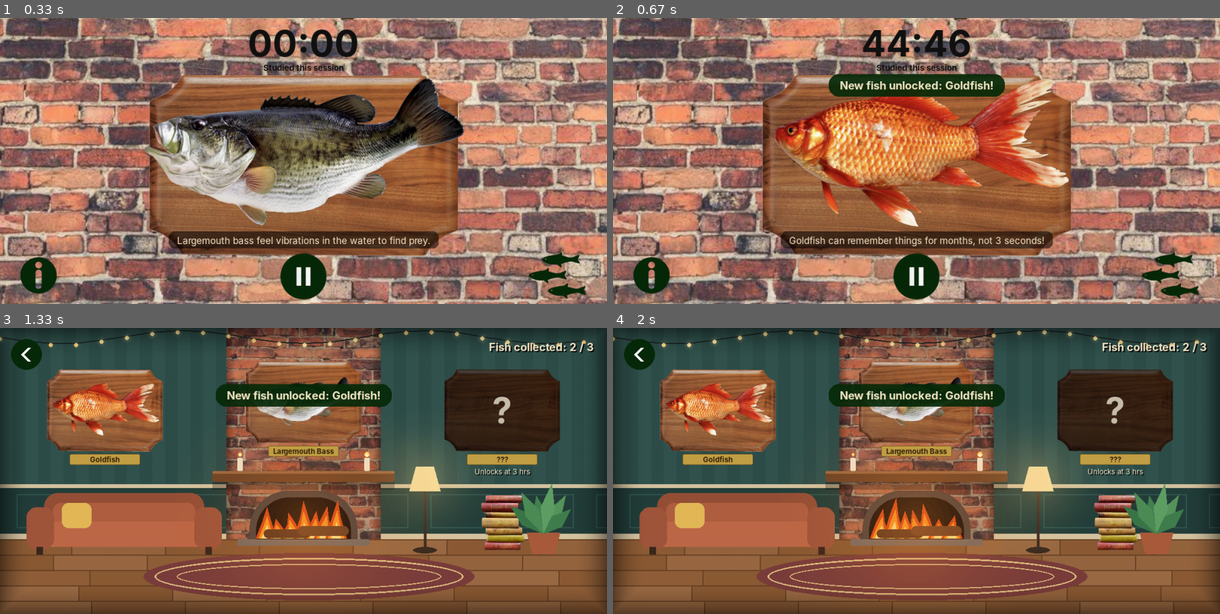
Above: before the commit, frames 1-4 (two rows, left to right).
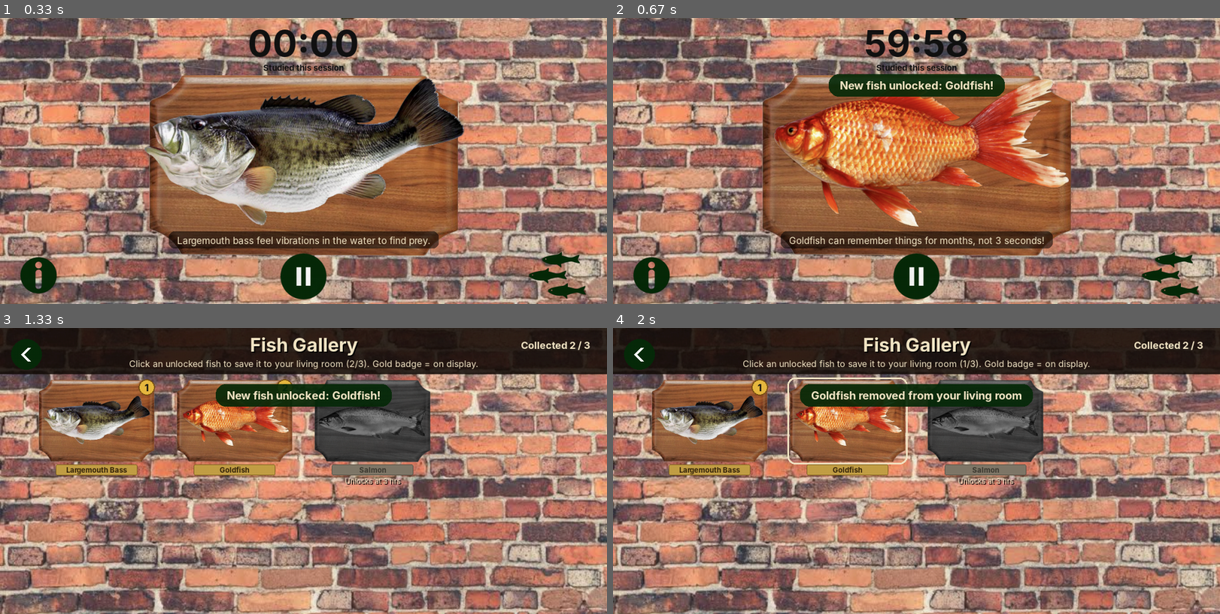
Above: after the commit, the same moments.

Repository: MehelGupta/HowdyHack2026
Game: pygame game, started from pygamefigma.py
Same seed, same stepped clock (60 frames per second), same inputs: the game is played once before the commit and once after it.
Inputs (mouse positions are in pixels of both pictures, inside the frame that each line leads up to):
- Up to frame 1 (0.33 s): no input
- Up to frame 2 (0.67 s): hold L from 0.33 s (still down); hold Up from 0.33 s (still down)
- Up to frame 3 (1.33 s): release L at 0.8 s; release Up at 0.8 s; press the mouse at (558, 585) at 0.87 s; move the mouse to (467, 539) at 0.97 s; release the mouse at (376, 496) at 1.1 s; press the mouse at (558, 585) at 1.2 s; move the mouse to (358, 499) at 1.3 s
- Up to frame 4 (2 s): release the mouse at (770, 413) at 1.43 s; tap Page Up at 1.5 s; click (831, 410) at 1.88 s

Frame 1 is identical in both runs. In frame 2, 0.8% of the frame differs, in the area x 41-59%, y 4-14%; in frame 3, 91%; in frame 4, 91%, in the area x 0-100%, y 0-100%.

Commit message:
added fish gallery

Diff:
--- a/pygamefigma.py
+++ b/pygamefigma.py
@@ -1,7 +1,8 @@
 """Lofi Fish: a singing-fish study timer built with pygame.
 
 Pages: home (fish + timer), pause (books + current/next fish),
-info (About the Game), living room (all collected fish).
+info (About the Game), living room (your top three fish),
+gallery (every fish, scrollable; click an unlocked fish to save it to the living room).
 """
 import json
 import math
@@ -63,6 +64,14 @@
 
 # Where each fish plaque hangs in the living room (same order as FISH).
 SLOTS = [(550, 135), (190, 150), (910, 150)]
+MAX_FAVORITES = len(SLOTS)  # how many fish can hang in the living room (one per slot above)
+
+# Gallery layout: a scrolling grid under a 84px header
+GALLERY_VIEW = pygame.Rect(0, 84, W, H - 84)  # the scrolling area
+GALLERY_COLS = 4                              # fish per row
+GALLERY_CELL_W = 250                          # horizontal space per fish
+GALLERY_ROW_H = 200                           # vertical space per row
+GALLERY_LEFT = (W - GALLERY_COLS * GALLERY_CELL_W) // 2
 
 logo = pygame.image.load('Assets/appIcon.png')
 
@@ -185,6 +194,23 @@
     return g
 
 
+def gray_keep_alpha(img):
+    """Grayscale copy that keeps the original transparency exactly (for plaques and fish cut-outs)."""
+    g = grayscale(img).convert_alpha()
+    g.fill((0, 0, 0, 255), special_flags=pygame.BLEND_RGBA_MAX)       # make every pixel opaque...
+    mask = img.copy()
+    mask.fill((255, 255, 255, 0), special_flags=pygame.BLEND_RGBA_MAX)  # ...white with the original alpha
+    g.blit(mask, (0, 0), special_flags=pygame.BLEND_RGBA_MULT)        # ...then restore the original alpha
+    return g
+
+
+def locked_look(img):
+    """Gray and slightly darkened: how locked fish appear in the gallery."""
+    g = gray_keep_alpha(img)
+    g.fill((150, 150, 150), special_flags=pygame.BLEND_RGB_MULT)
+    return g
+
+
 def glow_surface(radius, color, max_alpha):
     s = pygame.Surface((radius * 2, radius * 2), pygame.SRCALPHA)
     steps = 24
@@ -219,14 +245,21 @@
         self.max_session = 0.0  # longest single session, seconds
         self.session = 0.0      # this run's timer
         self.honors = []
+        self.favorites = []     # fish indexes hanging in the living room (max 3), in slot order
+        saved_favs = None
         try:
             with open(SAVE_PATH) as f:
                 data = json.load(f)
             self.total = float(data.get("total", 0))
             self.max_session = float(data.get("max_session", 0))
             self.honors = list(data.get("honors", []))
+            saved_favs = data.get("favorites")
         except (OSError, ValueError):
             pass
+        if saved_favs is None:  # brand-new game or an older save: start with the first fish you own
+            saved_favs = list(range(min(MAX_FAVORITES, self.level + 1)))
+        self.favorites = saved_favs
+        self.clean_favorites()
         self.check_honors()
 
     @property
@@ -248,6 +281,32 @@
             return None
         return max(0.0, FISH[nxt]["unlock_h"] * 3600 - self.total) / 3600
 
+    def clean_favorites(self):
+        """Drop anything invalid: unknown or still-locked fish, duplicates, or more than 3."""
+        favs = self.favorites if isinstance(self.favorites, list) else []
+        clean = []
+        for i in favs:
+            if isinstance(i, int) and 0 <= i < len(FISH) and i <= self.level and i not in clean:
+                clean.append(i)
+        self.favorites = clean[:MAX_FAVORITES]
+
+    def toggle_favorite(self, i):
+        """Add/remove fish i from the living room. Returns "added", "removed", "full" or "locked"."""
+        if i > self.level:
+            return "locked"
+        if i in self.favorites:
+            self.favorites.remove(i)
+            return "removed"
+        if len(self.favorites) >= MAX_FAVORITES:
+            return "full"
+        self.favorites.append(i)
+        return "added"
+
+    def auto_pin(self, i):
+        """A newly unlocked fish takes a free living-room slot, if there is one."""
+        if i not in self.favorites and len(self.favorites) < MAX_FAVORITES:
+            self.favorites.append(i)
+
     def check_honors(self):
         new = []
         for name, cond in HONORS:
@@ -262,13 +321,15 @@
         self.max_session = 0.0
         self.session = 0.0
         self.honors = []
+        self.favorites = [0]  # the starter fish
         self.save()
 
     def save(self):
         try:
             with open(SAVE_PATH, "w") as f:
                 json.dump(
-                    {"total": self.total, "max_session": self.max_session, "honors": self.honors},
+                    {"total": self.total, "max_session": self.max_session,
+                     "honors": self.honors, "favorites": self.favorites},
                     f,
                 )
         except OSError:
@@ -367,6 +428,15 @@
     return s
 
 
+def make_pill(label, w=150, h=48):
+    """A rounded green text button (used for the Gallery button)."""
+    s = pygame.Surface((w, h), pygame.SRCALPHA)
+    pygame.draw.rect(s, GREEN, s.get_rect(), border_radius=h // 2)
+    pygame.draw.rect(s, CREAM, s.get_rect(), 2, border_radius=h // 2)
+    draw_text(s, label, font(22, True), CREAM, s.get_rect().center)
+    return s
+
+
 def build_room(a):
     """Static layer of the living room (everything that doesn't animate)."""
     s = pygame.Surface((W, H))
@@ -473,6 +543,7 @@
     a.board_plaque = pygame.transform.smoothscale(board_land, (210, 150))
     a.board_locked = a.board_plaque.copy()
     a.board_locked.fill((90, 90, 90), special_flags=pygame.BLEND_RGB_MULT)
+    a.board_gray = locked_look(a.board_plaque)  # grayed-out plaque for locked fish in the gallery
 
     books, rect = crop(load_img("books.png"))
     a.books_origin = (rect.x, rect.y)
@@ -485,14 +556,17 @@
     fish_icon = load_img("fishButton.png")
     a.fish_btn = scale_to(fish_icon, w=104)
     a.back = make_back_button()
+    a.gallery_btn = make_pill("Gallery")
     a.pattern = make_pattern(fish_icon)
 
     a.fish = []
     for f in FISH:
         frames = load_fish_frames(f["file"])
+        plaque = [fit(fr, 196, 96) for fr in frames]
         a.fish.append(SimpleNamespace(
             big=[fit(fr, 590, 270) for fr in frames],
-            plaque=[fit(fr, 196, 96) for fr in frames],
+            plaque=plaque,
+            plaque_gray=[locked_look(pl) for pl in plaque],  # grayed-out version for the gallery
             card=[fit(fr, 250, 112) for fr in frames],
         ))
 
@@ -523,7 +597,11 @@
 def draw_home(screen, a, prog, t, mouth_t, music, countdown=False):
     screen.blit(a.bg, (0, 0))
 
-
+    # Timer: counts UP (this session) by default, or DOWN to the next fish when toggled
+    if TIMER_RECT.collidepoint(pygame.mouse.get_pos()):  # soft highlight so it feels clickable
+        hl = pygame.Surface(TIMER_RECT.size, pygame.SRCALPHA)
+        pygame.draw.rect(hl, (255, 255, 255, 60), hl.get_rect(), border_radius=18)
+        screen.blit(hl, TIMER_RECT)
     if countdown:
         hrs = prog.hours_to_next()
         secs = 0 if hrs is None else math.ceil(hrs * 3600)  # round up so 0:00 lands exactly on the unlock
@@ -677,26 +755,27 @@
         pygame.draw.circle(screen, (255, 200, 90), (cx, 230), r)
         pygame.draw.circle(screen, (255, 245, 200), (cx, 231), max(r - 2, 1))
 
-    # Fish plaques
-    for i, f in enumerate(FISH):
-        pos = SLOTS[i]
-        unlocked = i <= prog.level
-        board = a.board_plaque if unlocked else a.board_locked
+    # Fish plaques: the fish you saved from the Gallery, in the order you saved them
+    for slot, pos in enumerate(SLOTS):
+        fish_i = prog.favorites[slot] if slot < len(prog.favorites) else None
+        board = a.board_plaque if fish_i is not None else a.board_locked
         rect = board.get_rect(center=pos)
         screen.blit(board, rect)
-        if unlocked:
-            frames = a.fish[i].plaque
-            idx = mouth_index(music, len(frames), t * 4, i * 3)
+        if fish_i is not None:
+            frames = a.fish[fish_i].plaque
+            idx = mouth_index(music, len(frames), t * 4, slot * 3)
             screen.blit(frames[idx], frames[idx].get_rect(center=(pos[0], pos[1] - 2)))
+            label = FISH[fish_i]["name"]
         else:
-            draw_text(screen, "?", font(64, True), (200, 190, 170), pos)
+            draw_text(screen, "+", font(64, True), (200, 190, 170), pos)
+            label = "Empty slot"
         plate = pygame.Rect(0, 0, 128, 20)
         plate.midtop = (pos[0], rect.bottom + 4)
         pygame.draw.rect(screen, (196, 160, 70), plate, border_radius=3)
         pygame.draw.rect(screen, (120, 90, 30), plate, 1, border_radius=3)
-        draw_text(screen, f["name"] if unlocked else "???", font(13, True), (50, 34, 10), plate.center)
-        if not unlocked:
-            draw_text(screen, f"Unlocks at {f['unlock_h']:g} hrs", font(13), CREAM,
+        draw_text(screen, label, fit_font(label, 13, 120, True), (50, 34, 10), plate.center)
+        if fish_i is None:
+            draw_text(screen, "Pick one in the Gallery", font(13), CREAM,
                       (pos[0], plate.bottom + 12), shadow=(0, 0, 0))
 
     # String lights
@@ -713,6 +792,122 @@
               (W - 24, 34), anchor="midright", shadow=(0, 0, 0))
 
 
+# --------------------------------------------------------------------------
+# Gallery page: every fish in a scrolling grid
+# --------------------------------------------------------------------------
+def gallery_cells(n, scroll):
+    """(fish index, plaque center x, plaque center y) for every fish, shifted up by the scroll amount."""
+    cells = []
+    for i in range(n):
+        row, col = divmod(i, GALLERY_COLS)
+        cx = GALLERY_LEFT + col * GALLERY_CELL_W + GALLERY_CELL_W // 2
+        cy = GALLERY_VIEW.top + 10 + row * GALLERY_ROW_H + 75 - round(scroll)
+        cells.append((i, cx, cy))
+    return cells
+
+
+def gallery_hit(pos, n, scroll):
+    """Index of the fish under the mouse position, or None."""
+    if not GALLERY_VIEW.collidepoint(pos):
+        return None
+    for i, cx, cy in gallery_cells(n, scroll):
+        if pygame.Rect(cx - 105, cy - 75, 210, 178).collidepoint(pos):  # plaque + name plate
+            return i
+    return None
+
+
+def gallery_content_h(n):
+    rows = -(-n // GALLERY_COLS)  # ceiling division
+    return rows * GALLERY_ROW_H + 20
+
+
+def gallery_max_scroll(n):
+    return max(0, gallery_content_h(n) - GALLERY_VIEW.height)
+
+
+def gallery_scrollbar(n, scroll):
+    """(track rect, thumb rect), or None when everything already fits on screen."""
+    max_s = gallery_max_scroll(n)
+    if max_s <= 0:
+        return None
+    track = pygame.Rect(W - 16, GALLERY_VIEW.top + 8, 10, GALLERY_VIEW.height - 16)
+    thumb_h = max(40, round(track.height * GALLERY_VIEW.height / gallery_content_h(n)))
+    thumb_y = track.top + round((track.height - thumb_h) * scroll / max_s)
+    return track, pygame.Rect(track.left, thumb_y, track.width, thumb_h)
+
+
+def gallery_scroll_from_mouse(n, mouse_y):
+    """Scroll amount that puts the scrollbar thumb under the mouse (for dragging)."""
+    bar = gallery_scrollbar(n, 0)
+    if bar is None:
+        return 0.0
+    track, thumb = bar
+    span = track.height - thumb.height
+    frac = (mouse_y - track.top - thumb.height / 2) / span
+    return max(0.0, min(1.0, frac)) * gallery_max_scroll(n)
+
+
+def draw_gallery(screen, a, prog, t, music, scroll):
+    screen.blit(a.bg, (0, 0))
+    n = len(FISH)
+    hover_i = gallery_hit(pygame.mouse.get_pos(), n, scroll)
+
+    screen.set_clip(GALLERY_VIEW)  # nothing drawn below can leak over the header
+    for i, cx, cy in gallery_cells(n, scroll):
+        if cy + 110 < GALLERY_VIEW.top or cy - 90 > GALLERY_VIEW.bottom:
+            continue  # off screen, skip
+        unlocked = i <= prog.level
+        board = a.board_plaque if unlocked else a.board_gray
+        rect = board.get_rect(center=(cx, cy))
+        screen.blit(board, rect)
+
+        if unlocked:  # unlocked fish sing along with the music
+            frames = a.fish[i].plaque
+            idx = mouth_index(music, len(frames), t * 4, i * 3)
+        else:         # locked fish are gray and still
+            frames = a.fish[i].plaque_gray
+            idx = 0
+        screen.blit(frames[idx], frames[idx].get_rect(center=(cx, cy - 2)))
+
+        if unlocked and i == hover_i:  # hover outline: this one is clickable
+            pygame.draw.rect(screen, CREAM, rect.inflate(8, 8), 3, border_radius=14)
+
+        if i in prog.favorites:  # gold badge = hanging in the living room, number = which slot
+            badge = (rect.right - 14, rect.top + 14)
+            pygame.draw.circle(screen, (232, 186, 64), badge, 15)
+            pygame.draw.circle(screen, (120, 80, 20), badge, 15, 2)
+            draw_text(screen, str(prog.favorites.index(i) + 1), font(18, True), INK, badge)
+
+        plate = pygame.Rect(0, 0, 148, 20)
+        plate.midtop = (cx, rect.bottom + 4)
+        pygame.draw.rect(screen, (196, 160, 70) if unlocked else (128, 120, 104), plate, border_radius=3)
+        pygame.draw.rect(screen, (120, 90, 30) if unlocked else (84, 78, 66), plate, 1, border_radius=3)
+        name = FISH[i]["name"]
+        draw_text(screen, name, fit_font(name, 13, 140, True),
+                  (50, 34, 10) if unlocked else (60, 56, 48), plate.center)
+        if not unlocked:
+            draw_text(screen, f"Unlocks at {FISH[i]['unlock_h']:g} hrs", font(13), CREAM,
+                      (cx, plate.bottom + 10), shadow=(0, 0, 0))
+    screen.set_clip(None)
+
+    bar = gallery_scrollbar(n, scroll)
+    if bar:
+        track, thumb = bar
+        pygame.draw.rect(screen, (40, 25, 15), track, border_radius=5)
+        pygame.draw.rect(screen, (225, 210, 175), thumb, border_radius=5)
+
+    # Header
+    head = pygame.Surface((W, GALLERY_VIEW.top), pygame.SRCALPHA)
+    head.fill((20, 12, 8, 220))
+    screen.blit(head, (0, 0))
+    draw_text(screen, "Fish Gallery", font(34, True), CREAM, (W // 2, 31), shadow=(0, 0, 0))
+    draw_text(screen,
+              f"Click an unlocked fish to save it to your living room ({len(prog.favorites)}/{MAX_FAVORITES}). "
+              "Gold badge = on display.",
+              font(16), CREAM, (W // 2, 65))
+    draw_text(screen, f"Collected {prog.level + 1} / {n}", font(18, True), CREAM, (W - 30, 31), anchor="midright")
+
+
 def draw_toast(screen, text):
     fnt = font(20, True)
     tw, th = fnt.size(text)
@@ -747,6 +942,7 @@
     btn_pause = Button(a.pause, (W // 2, H - 50))
     btn_fish = Button(a.fish_btn, (W - 90, H - 52))
     btn_back = Button(a.back, (48, 48))
+    btn_gallery = Button(a.gallery_btn, (W - 100, H - 52))  # on the living room page
 
     cur_rect = pygame.Rect(0, 0, *CARD)
     cur_rect.midtop = (300, 70)
@@ -757,15 +953,38 @@
         cards[(i, False)] = make_card(a, i, False)
         cards[(i, True)] = make_card(a, i, True)
 
-    state = {"page": "home", "paused": False, "countdown": False}  # countdown False = count up (default)
+    # countdown False = count up (default); gscroll = gallery scroll in pixels; gdrag = dragging the scrollbar
+    state = {"page": "home", "paused": False, "countdown": False, "gscroll": 0.0, "gdrag": False}
     toast = {"queue": [], "text": "", "ttl": 0.0}
     t = mouth_t = save_timer = 0.0
     just_reset = False  # True for one frame after pressing R
+
+    def notify(msg):
+        """Show a short message right away (replaces whatever toast is showing)."""
+        toast["text"] = msg
+        toast["ttl"] = 2.5
+
+    def click_fish(i):
+        """Gallery click: save the fish to the living room, or take it back out."""
+        name = FISH[i]["name"]
+        result = prog.toggle_favorite(i)
+        if result == "added":
+            notify(f"{name} added to your living room")
+            prog.save()
+        elif result == "removed":
+            notify(f"{name} removed from your living room")
+            prog.save()
+        elif result == "full":
+            notify("Living room is full: click a fish with a gold badge to swap it out")
+        else:
+            notify(f"{name} unlocks at {FISH[i]['unlock_h']:g} hrs studied")
 
     def advance(sec):
         lvl_before = prog.level
         prog.add(sec)
         if prog.level > lvl_before:
+            for new_i in range(lvl_before + 1, prog.level + 1):
+                prog.auto_pin(new_i)  # a new fish takes a free living-room slot automatically
             toast["queue"].append(f"New fish unlocked: {FISH[prog.level]['name']}!")
         for name in prog.check_honors():
             toast["queue"].append(f"Honor unlocked: {name}")
@@ -801,6 +1020,8 @@
                 if event.key == pygame.K_ESCAPE:
                     if page in ("info", "living"):
                         state["page"] = "home"
+                    elif page == "gallery":
+                        state["page"] = "living"
                     elif page == "pause":
                         go_resume()
                 elif event.key == pygame.K_SPACE:
@@ -808,6 +1029,11 @@
                         go_pause()
                     elif page == "pause":
                         go_resume()
+                elif page == "gallery" and event.key in (pygame.K_UP, pygame.K_DOWN,
+                                                         pygame.K_PAGEUP, pygame.K_PAGEDOWN):
+                    step = {pygame.K_UP: -60, pygame.K_DOWN: 60,
+                            pygame.K_PAGEUP: -340, pygame.K_PAGEDOWN: 340}[event.key]
+                    state["gscroll"] = max(0, min(gallery_max_scroll(len(FISH)), state["gscroll"] + step))
                 elif DEBUG_KEYS and event.key == pygame.K_t and not state["paused"]:
                     advance(900)
                 elif DEBUG_KEYS and event.key == pygame.K_l and not state["paused"]:
@@ -825,6 +1051,8 @@
                     state["paused"] = False            # leave the pause screen if we were on it
                     state["page"] = "home"             # always return to the home page
                     state["countdown"] = False         # timer back to its default: counting up
+                    state["gscroll"] = 0.0             # gallery back to the top
+                    state["gdrag"] = False
                     if music:                          # restart the song from the beginning
                         music.stop()
                         music = load_music()
@@ -845,6 +1073,33 @@
                 if (event.type == pygame.MOUSEBUTTONDOWN and event.button == 1
                         and cur_rect.collidepoint(event.pos)):
                     go_resume()
+            elif page == "living":
+                if btn_back.clicked(event):
+                    state["page"] = "home"
+                elif btn_gallery.clicked(event):
+                    state["page"] = "gallery"
+                elif (event.type == pygame.MOUSEBUTTONDOWN and event.button == 1
+                        and any(a.board_plaque.get_rect(center=pos).collidepoint(event.pos) for pos in SLOTS)):
+                    state["page"] = "gallery"  # clicking a plaque also opens the gallery
+            elif page == "gallery":
+                n = len(FISH)
+                if btn_back.clicked(event):
+                    state["page"] = "living"
+                elif event.type == pygame.MOUSEWHEEL:  # event.y: +1 = wheel up, -1 = wheel down
+                    state["gscroll"] = max(0, min(gallery_max_scroll(n), state["gscroll"] - event.y * 60))
+                elif event.type == pygame.MOUSEBUTTONDOWN and event.button == 1:
+                    bar = gallery_scrollbar(n, state["gscroll"])
+                    if bar and bar[0].inflate(16, 0).collidepoint(event.pos):
+                        state["gdrag"] = True  # grabbed the scrollbar
+                        state["gscroll"] = gallery_scroll_from_mouse(n, event.pos[1])
+                    else:
+                        clicked_fish = gallery_hit(event.pos, n, state["gscroll"])
+                        if clicked_fish is not None:
+                            click_fish(clicked_fish)
+                elif event.type == pygame.MOUSEBUTTONUP and event.button == 1:
+                    state["gdrag"] = False
+                elif event.type == pygame.MOUSEMOTION and state["gdrag"]:
+                    state["gscroll"] = gallery_scroll_from_mouse(n, event.pos[1])
             elif btn_back.clicked(event):
                 state["page"] = "home"
 
@@ -878,9 +1133,14 @@
         elif page == "info":
             draw_info(screen, a)
             btn_back.draw(screen)
-        else:
+        elif page == "living":
             draw_living_room(screen, a, prog, t, music)
             btn_back.draw(screen)
+            btn_gallery.draw(screen)
+        else:  # gallery
+            state["gscroll"] = min(state["gscroll"], gallery_max_scroll(len(FISH)))
+            draw_gallery(screen, a, prog, t, music, state["gscroll"])
+            btn_back.draw(screen)
 
         if page != "pause" and toast["ttl"] > 0:
             draw_toast(screen, toast["text"])
--- a/save.json
+++ b/save.json
@@ -1 +1 @@
-{"total": 915.02500000001, "max_session": 908.2980000000041, "honors": []}
+{"total": 3.2959999999999954, "max_session": 3.2959999999999954, "honors": [], "favorites": [0]}
